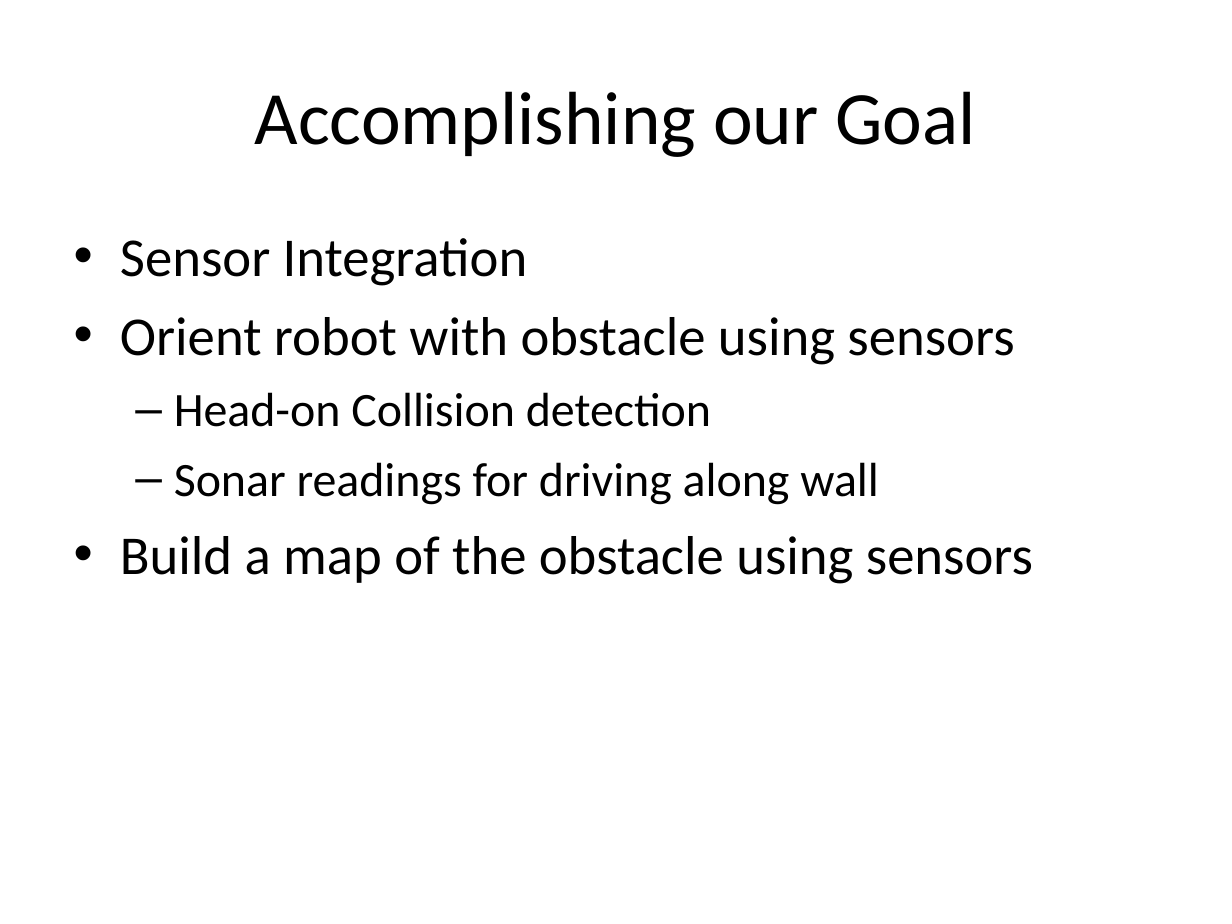
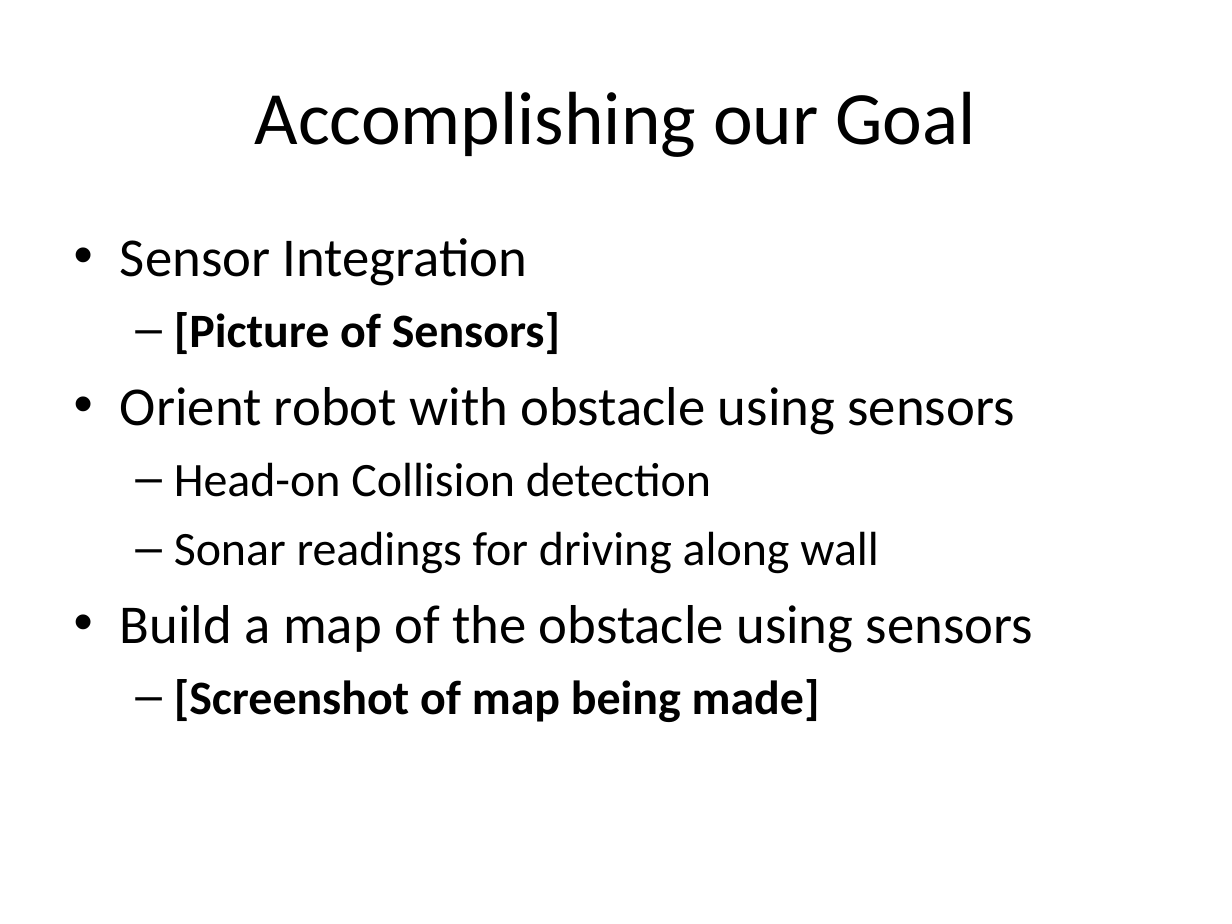
Before and after one commit to nforrester/6.141_labs, a slide deck: slide 3 of Other/Lab5/Lab 5.ppt. Drawn at 1232x924 pixels with LibreOffice and Linux fonts; fonts in the diff are those of the drawing. Boxes give left, top, right and bottom in pixels: in the first picture for what was removed or moved away, otherwise in the second. Text is boxed around its words. In the diff, an @@ line names an element or a change of style, - is before the commit and + after.

```diff
--- a/Other/Lab5/Lab 5.ppt
+++ b/Other/Lab5/Lab 5.ppt
@@ text at <box>174,312,560,354</box>: paragraph added @@
+  – [Picture of Sensors]
@@ text at <box>174,679,820,722</box>: paragraph added @@
+  – [Screenshot of map being made]
```
Also in this commit, not shown: 3 other slides changed, 5 slides added, 2 slides removed, 7 other files.
